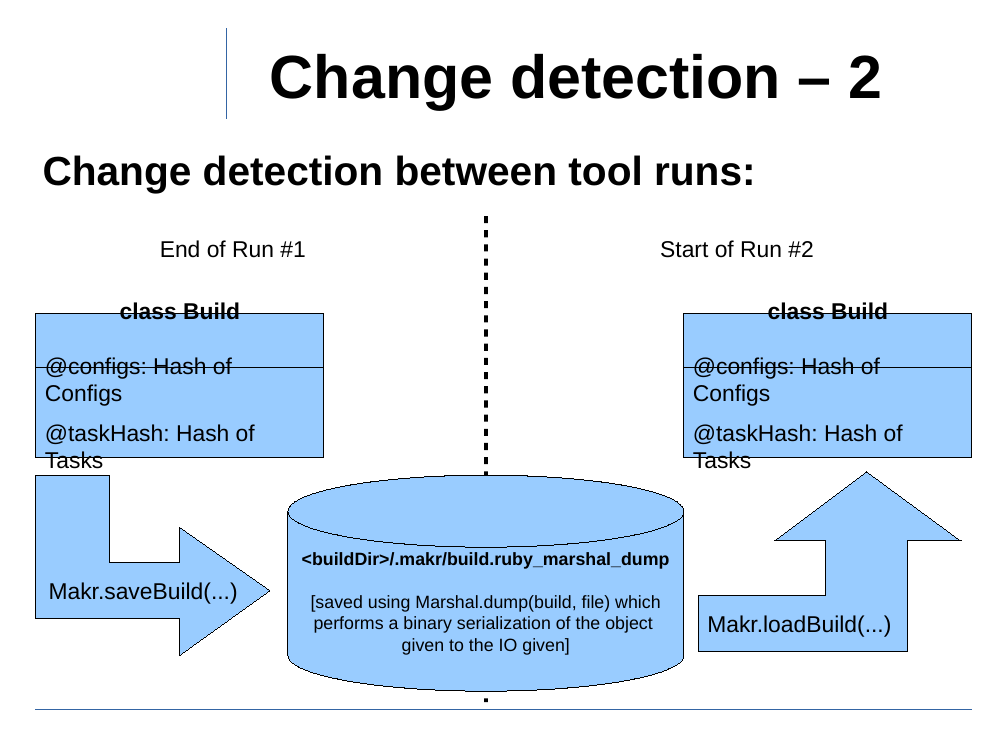
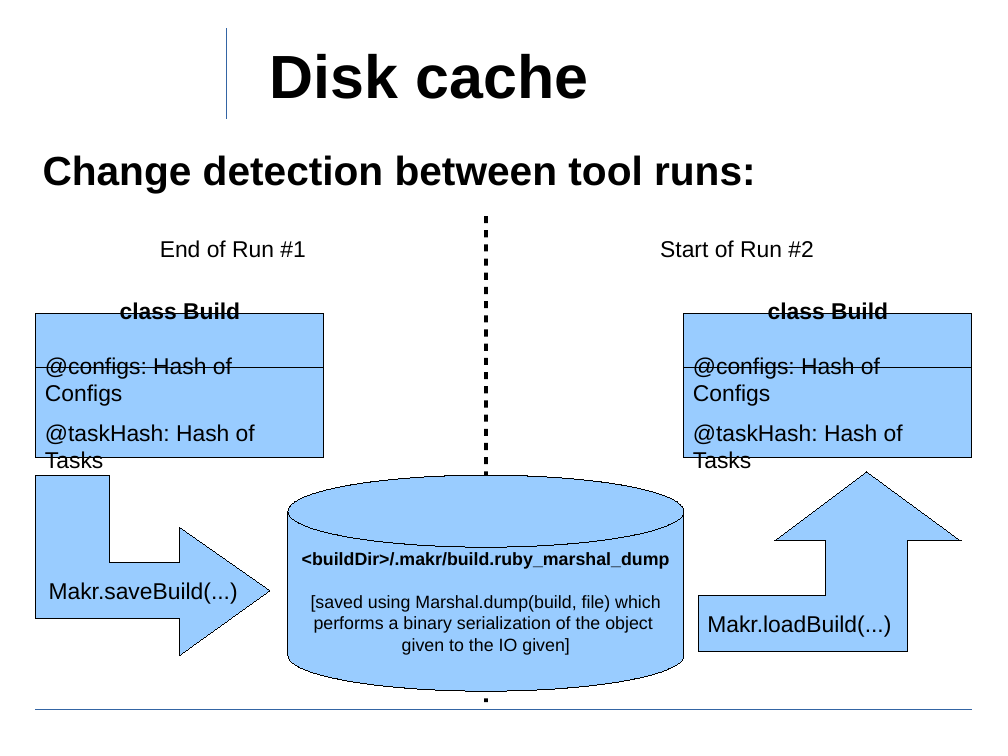
Before and after one commit to ewuenf/Makr, a slide deck: slide 13 of doc/concepts/Makr_Concepts.01.odp (slide 18 before the commit). Drawn at 1008x756 pixels with LibreOffice and Linux fonts; fonts in the diff are those of the drawing; background and template pictures are left out. Boxes give left, top, right and bottom in pixels: in the first picture for what was removed or moved away, otherwise in the second. Text is boxed around its words. In the diff, an @@ line names an element or a change of style, - is before the commit and + after.

```diff
--- a/doc/concepts/Makr_Concepts.01.odp
+++ b/doc/concepts/Makr_Concepts.01.odp
@@ title at <box>270,53,589,99</box>: text changed @@
-Change detection – 2
+Disk cache
```
Also in this commit, not shown: 1 other slide changed.
